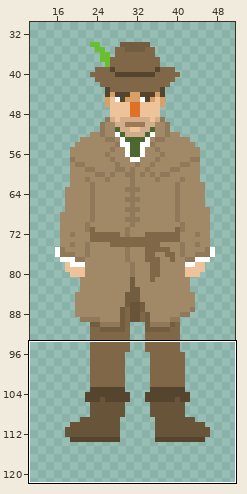
One commit to this sprite sheet: TCC_Mark_Roger/Assets/Sprites/PLAYER.png. The first picture is a wide view before the edit; the outline marks the close-up.
Close-up. First the earlier version:
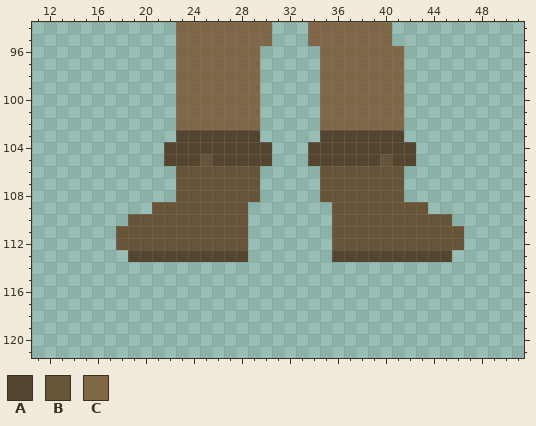
The file is 64x128 pixels. Colours within 5 levels of each other are drawn and written as one. Shown: x 11..51, y 94..121. The wide view leaves out empty margins.
Palette (. is transparent): A #55452e  B #685439  C #806748
Pixels before, first column x 18:
 94 .....CCCCCCCC...CCCCCCC......
 95 .....CCCCCCCC...CCCCCCC......
 96 .....CCCCCCC.....CCCCCCC.....
 97 .....CCCCCCC.....CCCCCCC.....
 98 .....CCCCCCC.....CCCCCCC.....
 99 .....CCCCCCC.....CCCCCCC.....
100 .....CCCCCCC.....CCCCCCC.....
101 .....CCCCCCC.....CCCCCCC.....
102 .....CCCCCCC.....CCCCCCC.....
103 .....AAAAAAA.....AAAAAAA.....
104 ....AAAAAAAAA...AAAAAAAAA....
105 ....AAABAAAAA...AAAAAABAA....
106 .....BBBBBBB.....BBBBBBB.....
107 .....BBBBBBB.....BBBBBBB.....
108 .....BBBBBBB.....BBBBBBB.....
109 ...BBBBBBBB.......BBBBBBBB...
110 .BBBBBBBBBB.......BBBBBBBBBB.
111 BBBBBBBBBBB.......BBBBBBBBBBB
112 BBBBBBBBBBB.......BBBBBBBBBBB
113 .AAAAAAAAAA.......AAAAAAAAAA.
Now the later version:
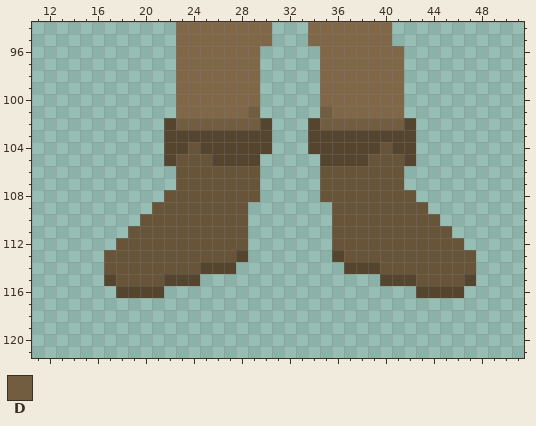
Colours new in this view: D #735d41
From old to new:
The edit adds colour A in rows 102 to 103 at x 22, 30, 34 and 42; in row 114 at x 25 to 27 and 37 to 39; in row 115 at x 17, 22 to 24, 40 to 42 and 47; in row 116 at x 18 to 21 and 43 to 46.
The edit adds colour B in row 108 at x 22 and 42; in row 113 at x 17 to 18 and 46 to 47; in row 114 at x 17 to 24 and 40 to 47; in row 115 at x 18 to 21 and 43 to 46.
Colour A gives way to colour B in row 104 at x 24 and 40; in row 105 at x 23 to 24, 39 and 41; in row 113 at x 19 to 27 and 37 to 45.
Colour C gives way to colour D in row 101 at x 29 and 35; in row 102 at x 23 to 29 and 35 to 41.
Colour A is gone in row 105 at x 30 and 34.
Colour B is gone in row 110 at x 19 and 45; in row 111 at x 18 and 46.
Changed places in both close-ups, as pixel boxes (x1, y1, x2, y2):
changed: (104, 106, 476, 298)
